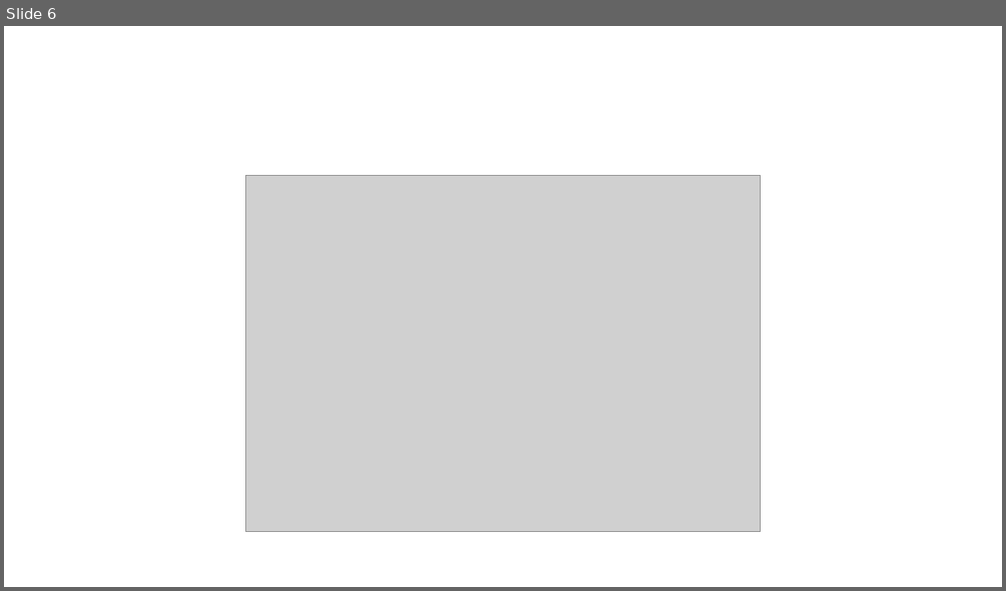
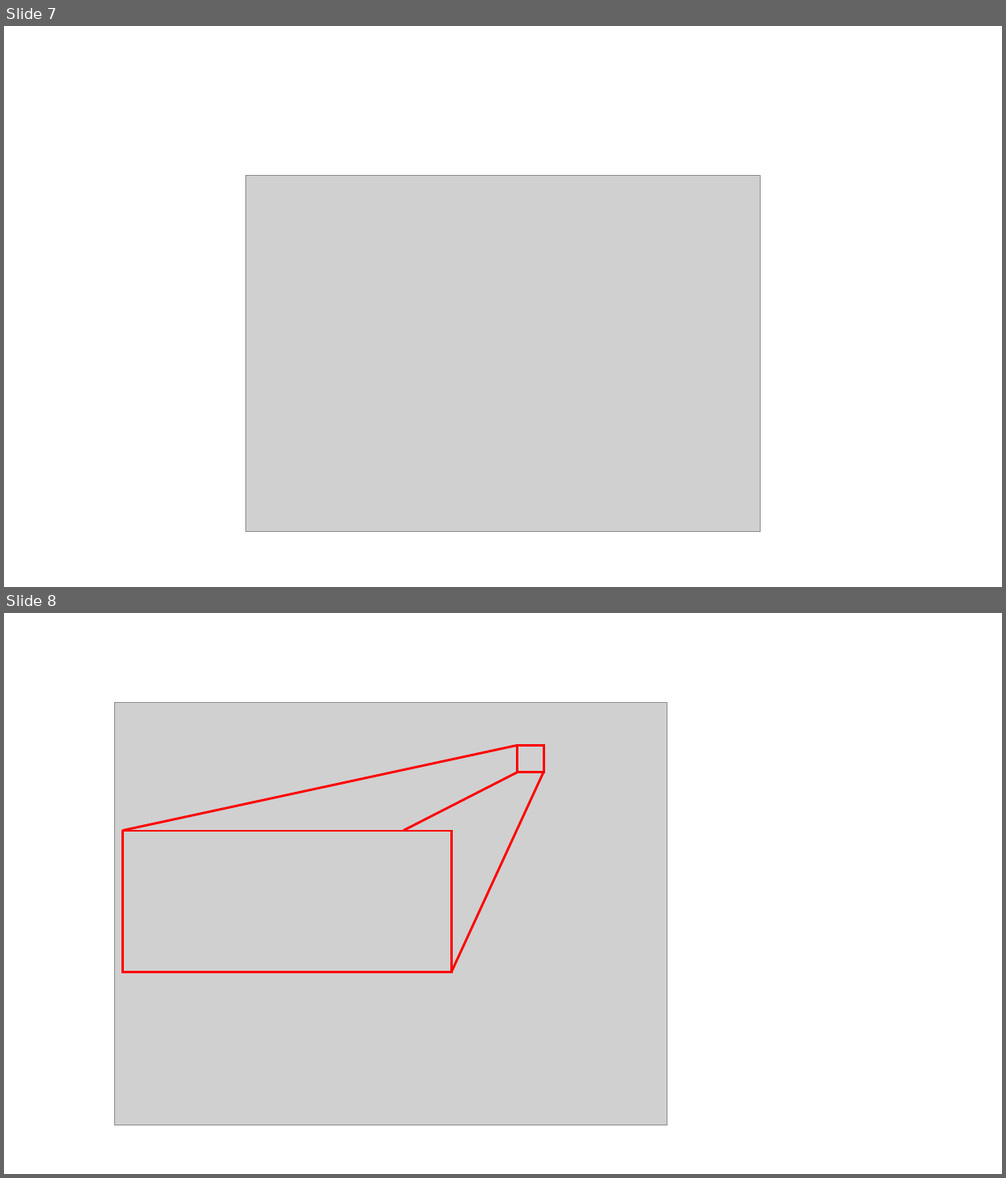
Before and after one commit to xpessoles/TP_Documents_PSI, a slide deck: 11_MaxpidE/MaxPIDE.pptx. Shown one above the other, each under a label of ours: slide 6 before the commit, slides 7 and 8 after it. The pictures are 1006x591 and 1006x1178 pixels, drawn with LibreOffice and Linux fonts; fonts in the diff are those of the drawing; grey boxes stand for pictures. Boxes give left, top, right and bottom in pixels: in the first picture for what was removed or moved away, otherwise in the second. Text is boxed around its words. In the diff, an @@ line names an element or a change of style, - is before the commit and + after.

```diff
--- a/11_MaxpidE/MaxPIDE.pptx
+++ b/11_MaxpidE/MaxPIDE.pptx
@@ slide 8 added at box(4, 613, 1002, 1174), background #FFFFFF @@
@@ picture added at box(115, 703, 667, 1126) @@
@@ line added from (123, 831) to (518, 746), #FF0000 2.25 pt @@
@@ rectangle added at box(518, 746, 543, 773), outline #FF0000 2.25 pt @@
@@ line added from (404, 831) to (518, 773), #FF0000 2.25 pt @@
@@ line added from (452, 973) to (543, 772), #FF0000 2.25 pt @@
@@ rectangle added at box(123, 831, 452, 973), outline #FF0000 2.25 pt @@
@@ what was slide 6 is now slide 7 @@
```
Also in this commit, not shown: 1 slide changed, 1 other slide added, 1 slide removed, 1 other file.
